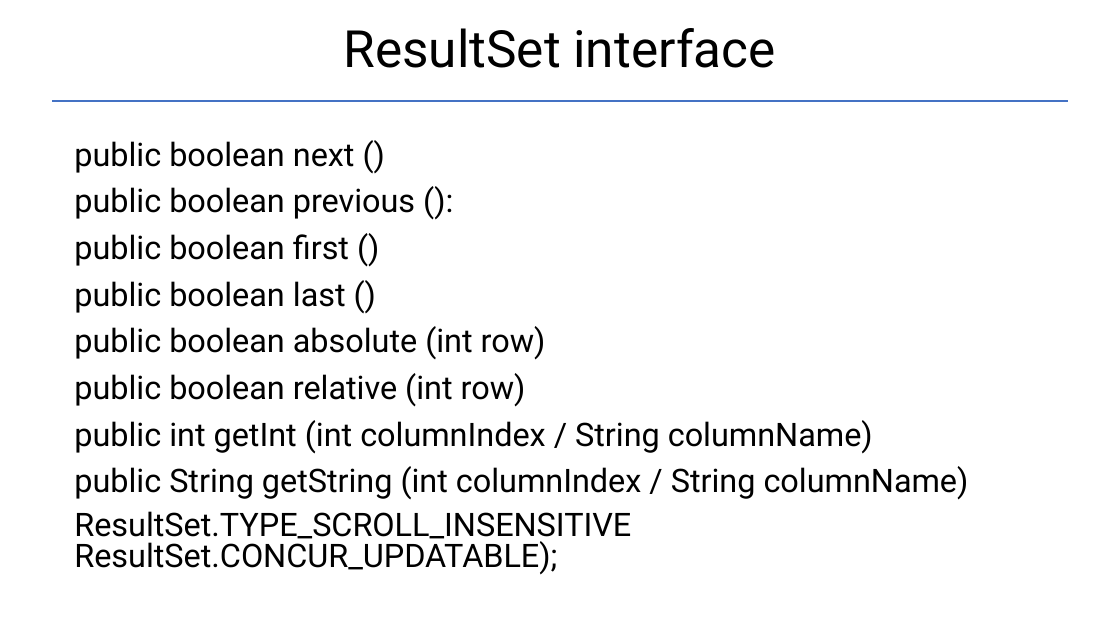
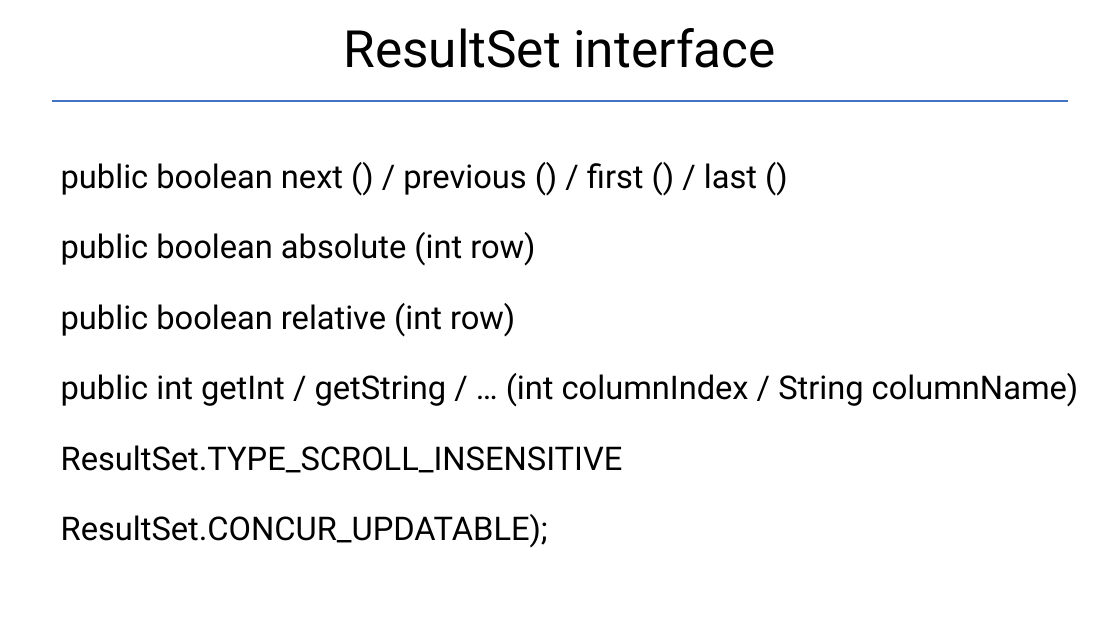
Before and after one commit to Garnik94/Levelup_presentations, a slide deck: slide 9 of JDBC/JDBC_Presentation.pptx. Drawn at 1120x630 pixels with LibreOffice and Linux fonts; fonts in the diff are those of the drawing. Boxes give left, top, right and bottom in pixels: in the first picture for what was removed or moved away, otherwise in the second. Text is boxed around its words. In the diff, an @@ line names an element or a change of style, - is before the commit and + after.

```diff
--- a/JDBC/JDBC_Presentation.pptx
+++ b/JDBC/JDBC_Presentation.pptx
@@ text "public boolean next () / ...": place and size @@
-text "public boolean next () / ..." at [74,141,969,575]
+text "public boolean next () / ..." at [61,163,1079,547]
@@ text at [61,163,757,195]: text changed; size 27.8 to 28 pt @@
-public boolean next ()
-public boolean previous ():
-public boolean first ()
-public boolean last ()
+public boolean next () / previous () / first () / last ()
@@ text at [61,232,535,337]: size 27.8 to 28 pt in "public boolean absolute (int row)", "public boolean relative (int row)"; line spacing 0.9 to 1.5 @@
@@ text at [61,373,1079,547]: text changed; size 27.8 to 28 pt @@
-public int getInt (int columnIndex / String columnName)
-public String getString (int columnIndex / String columnName)
-ResultSet.TYPE_SCROLL_INSENSITIVE ResultSet.CONCUR_UPDATABLE);
+public int getInt / getString / … (int columnIndex / String columnName)
+ResultSet.TYPE_SCROLL_INSENSITIVE
+ResultSet.CONCUR_UPDATABLE);
```
Also in this commit, not shown: 5 other slides changed, 4 other files.
